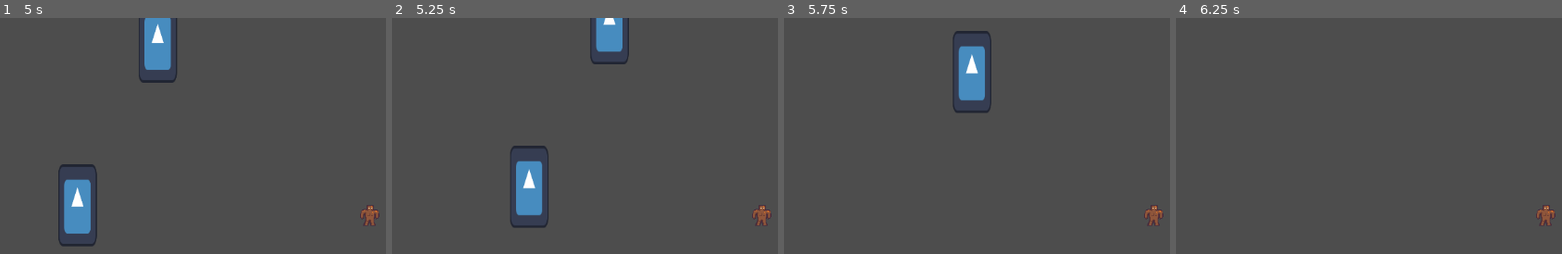
Above: before the commit, frames 1-4 (left to right).
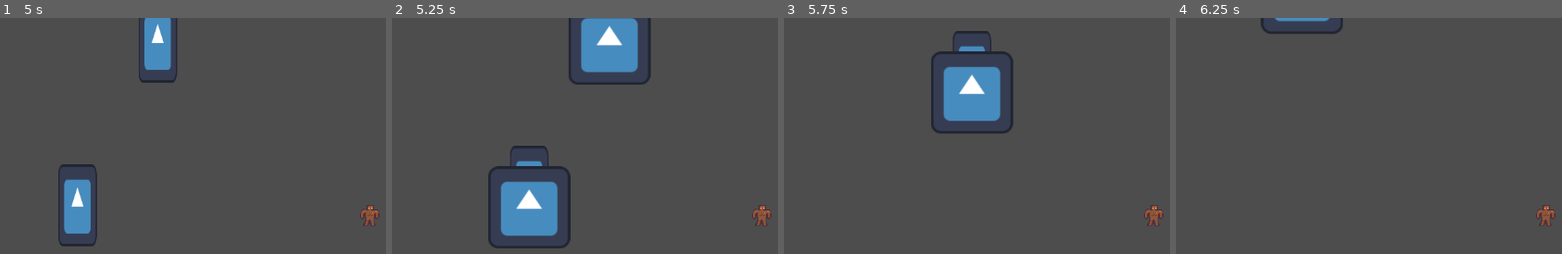
Above: after the commit, the same moments.

Repository: ShadowDragon5/eclipse
Game: Godot game, scene res://scenes/world.tscn
Same seed, same stepped clock (60 frames per second), same inputs: the game is played once before the commit and once after it. The engine's default icon, where the game draws it, is replaced by a stand-in: a white triangle on a blue panel in a dark square.
Inputs (mouse positions are in pixels of both pictures, inside the frame that each line leads up to):
- Up to frame 1 (5 s): tap Enter at 0.5, 3.5 s; move the mouse to (outside the picture) at 0.52 s; hold Right (ui_right) 0.53-1.28 s; hold E (interact) 0.53-1.28 s; click (outside the picture) at 0.67 s; move the mouse to (220, 246) at 1.27 s; hold Down (ui_down) 1.28-2.03 s; tap E (interact) at 1.35, 2.85, 4.35 s; move the mouse to (outside the picture) at 2.02 s; hold Right (ui_right) 2.03-2.78 s; hold E (interact) 2.03-2.78 s; tap Space at 2.75, 4.25 s; move the mouse to (outside the picture) at 2.77 s; hold Up (ui_up) 2.78-3.53 s; click (outside the picture) at 2.92 s; move the mouse to (outside the picture) at 3.52 s; hold E (interact) 3.53-4.28 s; hold Left (ui_left) from 3.53 s (still down); move the mouse to (146, 164) at 4.27 s
- Up to frame 2 (5.25 s): move the mouse to (outside the picture) at 5.02 s; release Left (ui_left) at 5.03 s; hold Down (ui_down) from 5.03 s (still down); hold E (interact) from 5.03 s (still down); click (outside the picture) at 5.17 s
- Up to frame 3 (5.75 s): keep holding Down (ui_down); keep holding E (interact)
- Up to frame 4 (6.25 s): move the mouse to (1434, 121) at 5.77 s; release Down (ui_down) at 5.78 s; release E (interact) at 5.78 s; hold Right (ui_right) from 5.78 s (still down); tap E (interact) at 5.85 s

Frame 1 is identical in both runs. In frame 2, 7.8% of the frame differs, in the area x 24-67%, y 0-98%; in frame 3, 4.2%; in frame 4, 0.5%.

Commit message:
Branches spawn on trees
branches spawn but have no movement

Diff:
--- a/scenes/dead_tree.tscn
+++ b/scenes/dead_tree.tscn
@@ -10,7 +10,7 @@
 [sub_resource type="CircleShape2D" id="CircleShape2D_djadk"]
 radius = 71.1126
 
-[node name="dead_tree" type="Node2D"]
+[node name="dead_tree" type="StaticBody2D"]
 script = ExtResource("1_ayd7e")
 
 [node name="Sprite2D" type="Sprite2D" parent="."]
@@ -33,3 +33,5 @@
 
 [node name="CollisionShape2D" type="CollisionShape2D" parent="InteractionArea"]
 shape = SubResource("CircleShape2D_djadk")
+
+[connection signal="timeout" from="branch_fall_timer" to="." method="_on_branch_fall_timer_timeout"]
--- a/scenes/world.tscn
+++ b/scenes/world.tscn
@@ -1,8 +1,7 @@
-[gd_scene load_steps=6 format=3 uid="uid://dweclt0lai76f"]
+[gd_scene load_steps=5 format=3 uid="uid://dweclt0lai76f"]
 
-[ext_resource type="PackedScene" uid="uid://ddk81een0w54a" path="res://scenes/objects/player.tscn" id="1_s6c5f"]
+[ext_resource type="PackedScene" uid="uid://do75wfv0w21ve" path="res://scenes/objects/player.tscn" id="1_s6c5f"]
 [ext_resource type="PackedScene" uid="uid://b1wregi0mcmvb" path="res://scenes/dead_tree.tscn" id="2_p4q78"]
-[ext_resource type="Script" path="res://scripts/player.gd" id="2_qy3vh"]
 
 [sub_resource type="WorldBoundaryShape2D" id="WorldBoundaryShape2D_hk4ig"]
 distance = -1.0
@@ -14,7 +13,6 @@
 
 [node name="player" parent="." instance=ExtResource("1_s6c5f")]
 position = Vector2(308, 216)
-script = ExtResource("2_qy3vh")
 
 [node name="Camera2D" type="Camera2D" parent="player"]
 
Not shown: 1 places in scenes/branch_collectable.tscn that only renumber resources
